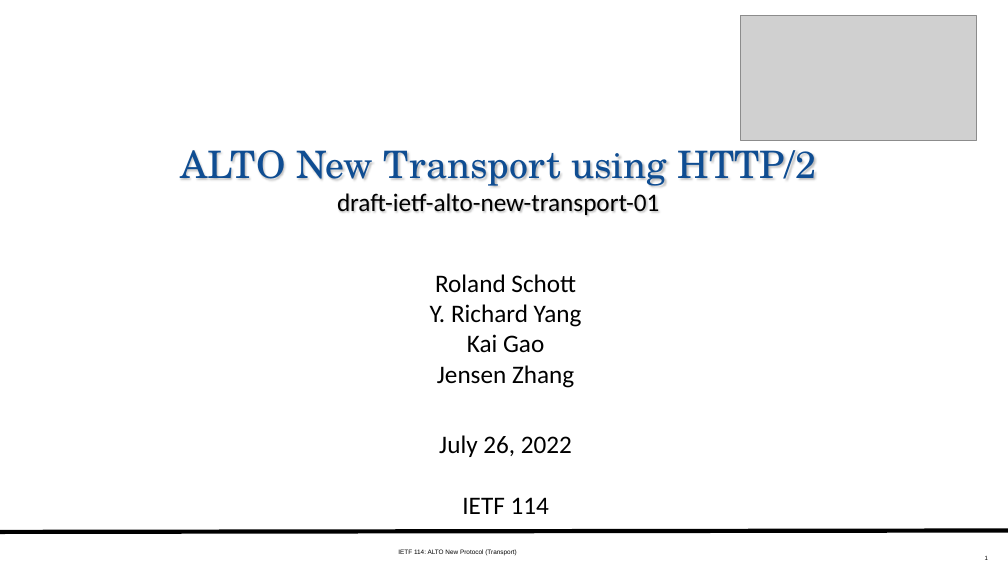
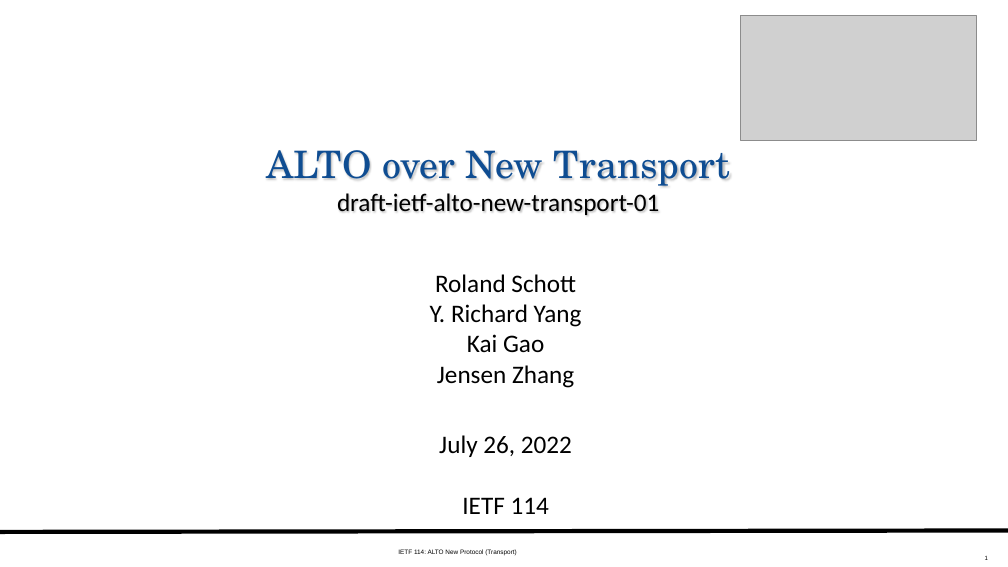
Before and after one commit to ietf-wg-alto/wg-materials, a slide deck: slide 1 of meetings-ietf/ietf-114/slides-114-alto-transport-07-26-working-07-26.pptx. Drawn at 1008x567 pixels with LibreOffice and Linux fonts; fonts in the diff are those of the drawing; grey boxes stand for pictures. Boxes give left, top, right and bottom in pixels: in the first picture for what was removed or moved away, otherwise in the second. Text is boxed around its words. In the diff, an @@ line names an element or a change of style, - is before the commit and + after.

Commit message:
initial slides for deployment and multi-domain for ietf 116

```diff
--- a/meetings-ietf/ietf-114/slides-114-alto-transport-07-26-working-07-26.pptx
+++ b/meetings-ietf/ietf-114/slides-114-alto-transport-07-26-working-07-26.pptx
@@ title at bbox=[266, 150, 730, 216]: text changed @@
-ALTO New Transport using HTTP/2
-draft-ietf-alto-new-transport-01
+ALTO over New Transport
+draft-ietf-alto-new-transport-01
```
Also in this commit, not shown: 9 other files.
